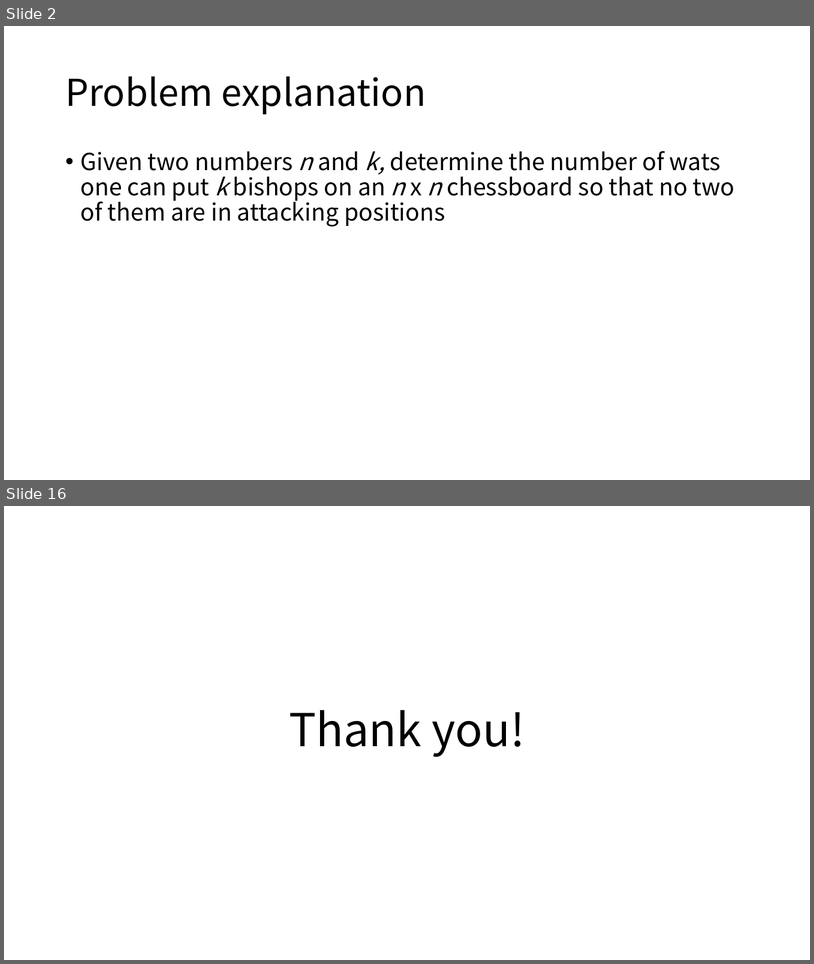
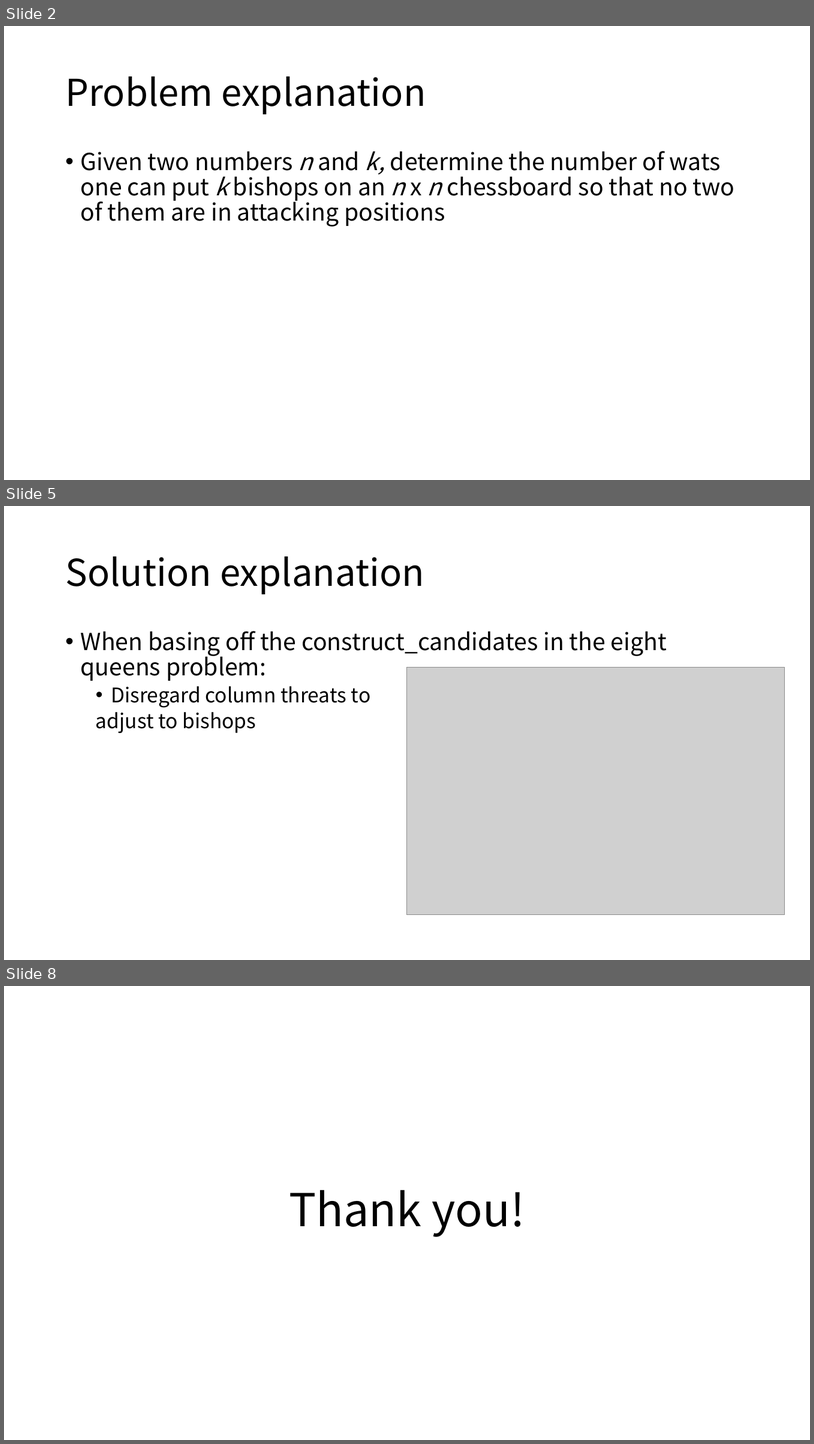
Before and after one commit to gdlee412/Problem-Solving-Techniques, a slide deck: 자료/Report template/Report for exercise or homework.pptx. Shown one above the other, each under a label of ours: slides 2 and 16 before the commit, slides 2, 5 and 8 after it; the slides between them are not shown. The pictures are 814x964 and 814x1444 pixels, drawn with LibreOffice and Linux fonts; fonts in the diff are those of the drawing; grey boxes stand for pictures. Boxes give left, top, right and bottom in pixels: in the first picture for what was removed or moved away, otherwise in the second. Text is boxed around its words. In the diff, an @@ line names an element or a change of style, - is before the commit and + after.

```diff
--- a/자료/Report template/Report for exercise or homework.pptx
+++ b/자료/Report template/Report for exercise or homework.pptx
@@ slide 5 added at bbox=[4, 506, 810, 960], background #FFFFFF @@
@@ title added at bbox=[65, 556, 425, 594], 44 pt, text #000000 @@
+Solution explanation
@@ text added at bbox=[81, 631, 667, 733], 28 pt, text #000000 @@
+• When basing off the construct_candidates in the eight queens problem:
+  • Disregard column threats to
+  adjust to bishops
@@ picture added at bbox=[408, 667, 785, 915] @@
@@ what was slide 16 is now slide 8 @@
```
Also in this commit, not shown: 1 slide changed, 3 other slides added, 12 slides removed, 1 other file.
